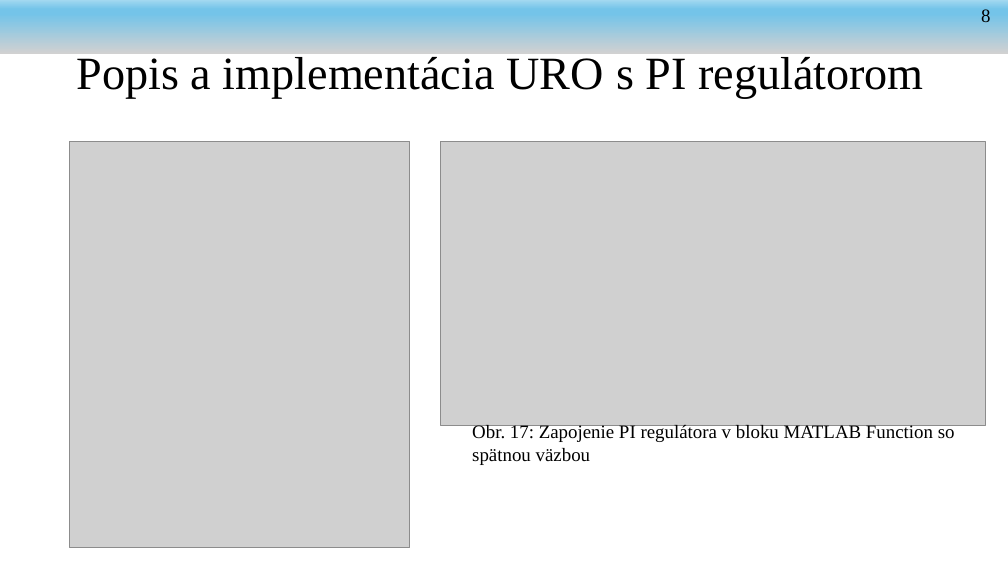
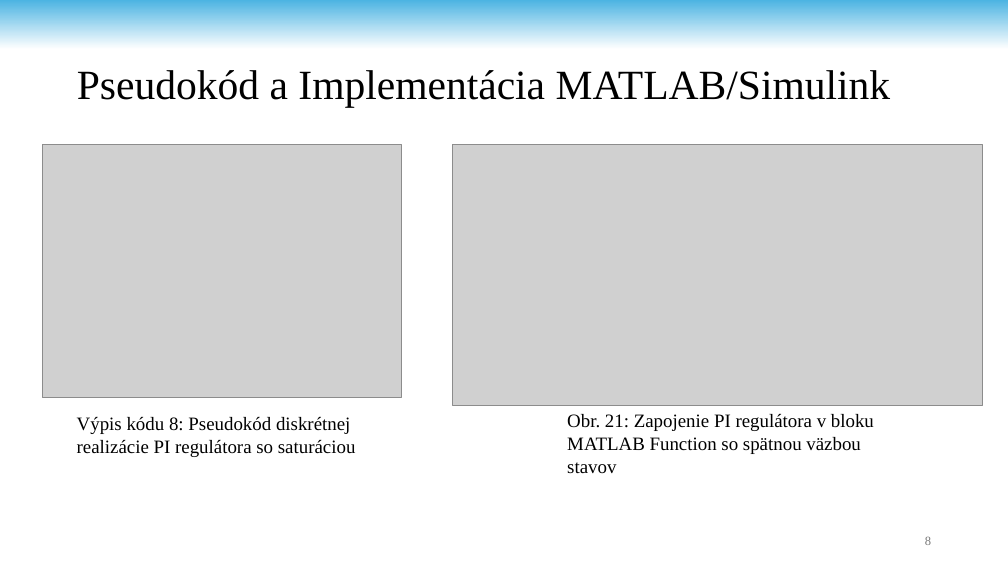
Before and after one commit to andrii-stoliar/DP-Stoliar, a slide deck: slide 8 of Prez/Prez.pptx (slide 10 before the commit). Drawn at 1008x567 pixels with LibreOffice and Linux fonts; fonts in the diff are those of the drawing; grey boxes stand for pictures; background and template pictures are left out. Boxes give left, top, right and bottom in pixels: in the first picture for what was removed or moved away, otherwise in the second. Text is boxed around its words. In the diff, an @@ line names an element or a change of style, - is before the commit and + after.

```diff
--- a/Prez/Prez.pptx
+++ b/Prez/Prez.pptx
@@ rectangle: place and size @@
-rectangle at box(0, 0, 1008, 54)
+rectangle at box(0, 0, 1008, 49)
@@ rectangle at box(0, 0, 1008, 49): fill gradient #D1D1D1 to #74C4E9 to #A2D8F0 to gradient #FFFFFF to #46B1E1 @@
@@ text removed at box(77, 57, 924, 99) @@
-Popis a implementácia URO s PI regulátorom
@@ title added at box(77, 70, 891, 108), 39.6 pt, text #000000 @@
+Pseudokód a Implementácia MATLAB/Simulink
@@ picture: place and size @@
-picture at box(70, 141, 411, 548)
+picture at box(42, 144, 402, 397)
@@ picture: place and size @@
-picture at box(441, 141, 985, 426)
+picture at box(453, 144, 982, 405)
@@ text added at box(77, 417, 356, 457), 18 pt, text #000000 @@
+Výpis kódu 8: Pseudokód diskrétnej realizácie PI regulátora so saturáciou
@@ text at box(567, 414, 874, 474): text changed @@
-Obr. 17: Zapojenie PI regulátora v bloku MATLAB Function so spätnou väzbou
+Obr. 21: Zapojenie PI regulátora v bloku MATLAB Function so spätnou väzbou stavov
@@ page number: place and size @@
-page number at box(981, 9, 990, 22)
+page number at box(925, 537, 931, 545)
@@ page number at box(925, 537, 931, 545): size 18 to 12 pt, text colour #000000 to #797979; alignment left to right; vertical alignment top to middle @@
```
Also in this commit, not shown: 8 other slides changed, 17 slides added, 7 slides removed, 32 other files.
